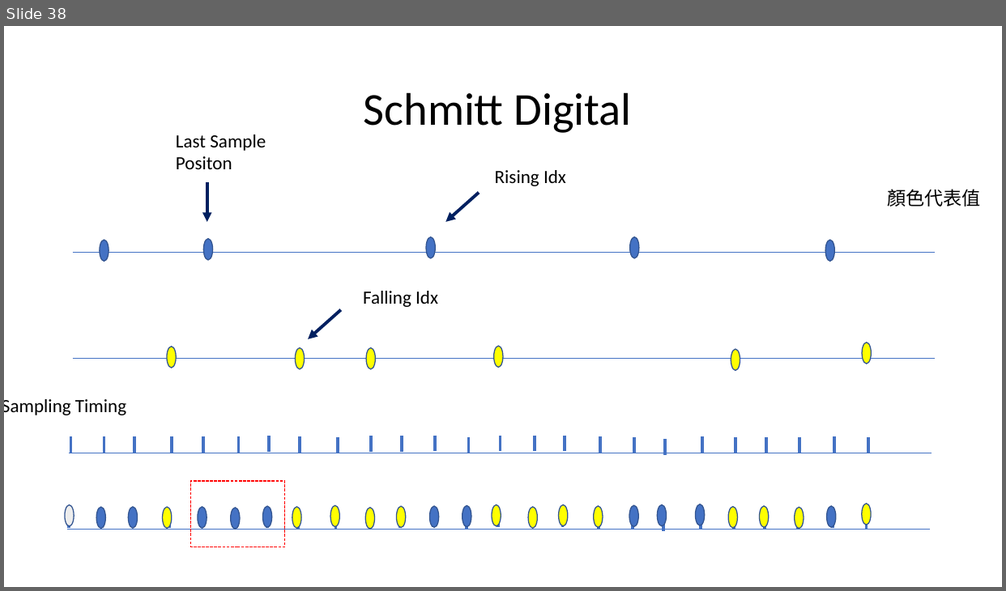
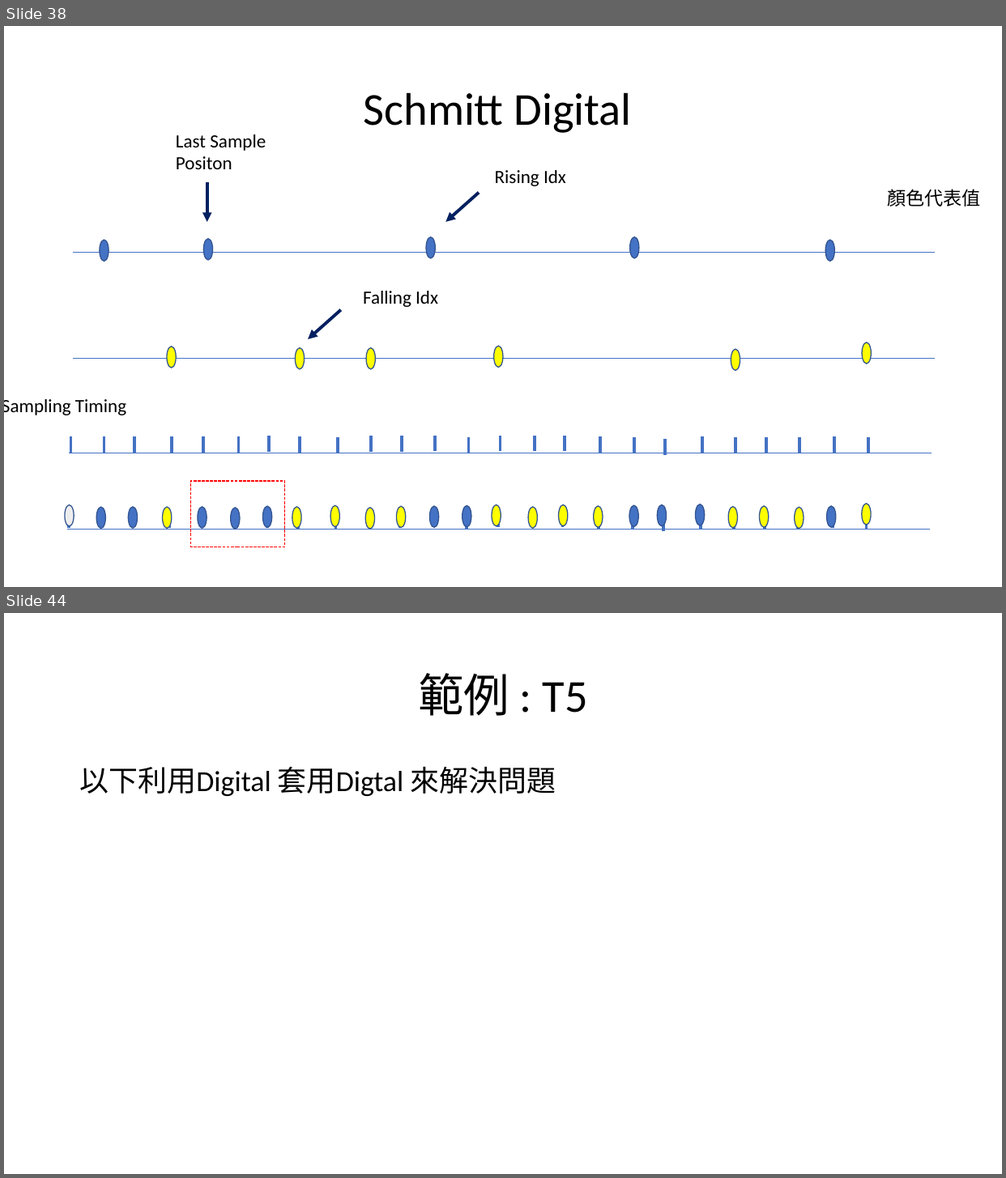
Before and after one commit to a0910281835/Summrary_PDF, a slide deck: Project_Summary_pdf/Project_Summary.pptx. Shown one above the other, each under a label of ours: slide 38 before the commit, slides 38 and 44 after it; the slides between them are not shown. The pictures are 1006x591 and 1006x1178 pixels, drawn with LibreOffice and Linux fonts; fonts in the diff are those of the drawing. Boxes give left, top, right and bottom in pixels: in the first picture for what was removed or moved away, otherwise in the second. Text is boxed around its words. In the diff, an @@ line names an element or a change of style, - is before the commit and + after.

```diff
--- a/Project_Summary_pdf/Project_Summary.pptx
+++ b/Project_Summary_pdf/Project_Summary.pptx
@@ slide 44 added at <box>4,613,1002,1174</box>, background #FFFFFF @@
@@ title added at <box>418,673,588,716</box>, 44 pt, text #000000 @@
+範例 : T5
@@ text added at <box>80,767,556,796</box>, 28 pt, text #000000 @@
+以下利用Digital 套用Digtal 來解決問題
```
Also in this commit, not shown: 2 slides changed, 4 other slides added.
